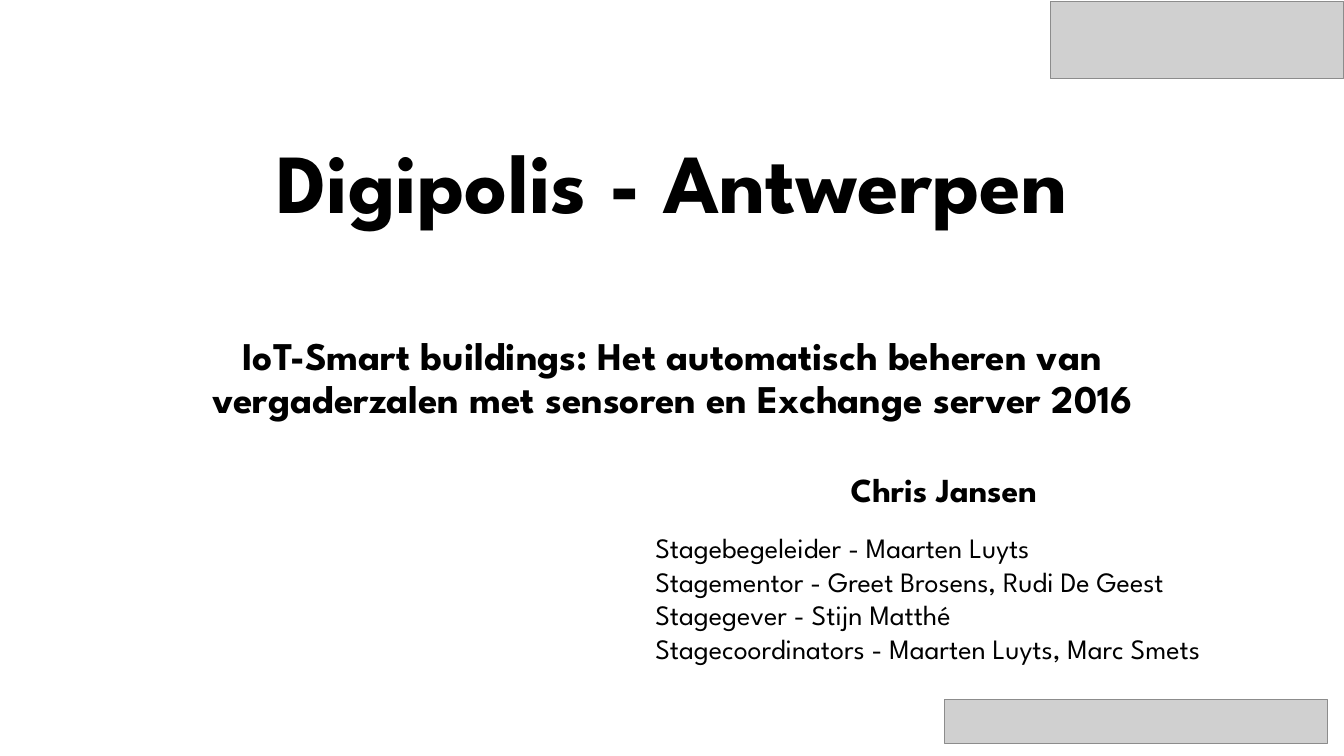
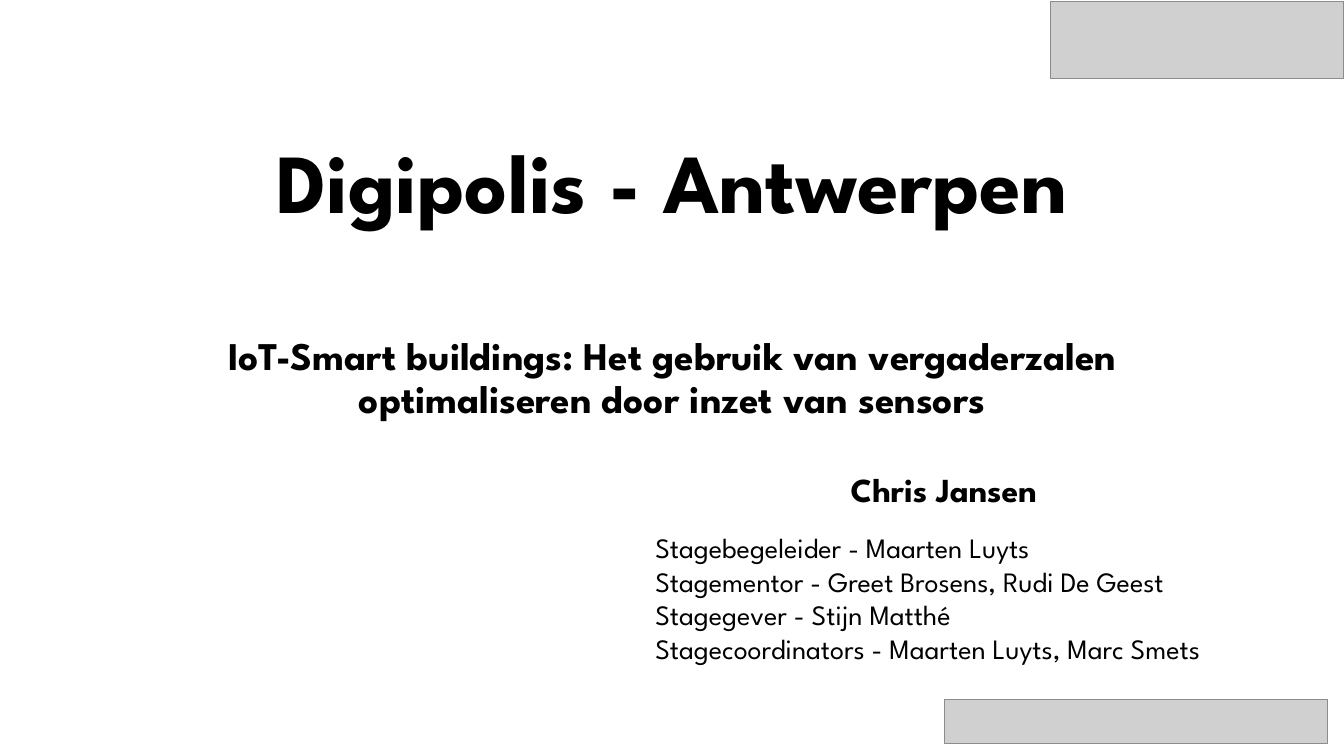
Before and after one commit to mitchdewinter/bap1617-ChrisJansen, a slide deck: slide 1 of Presentaties/Chris_Jansen_Digipolis_Antwerpen_Tussentijdsepresentatie.pptx. Drawn at 1344x756 pixels with LibreOffice and Linux fonts; fonts in the diff are those of the drawing; grey boxes stand for pictures; background and template pictures are left out. Boxes give left, top, right and bottom in pixels: in the first picture for what was removed or moved away, otherwise in the second. Text is boxed around its words. In the diff, an @@ line names an element or a change of style, - is before the commit and + after.

```diff
--- a/Presentaties/Chris_Jansen_Digipolis_Antwerpen_Tussentijdsepresentatie.pptx
+++ b/Presentaties/Chris_Jansen_Digipolis_Antwerpen_Tussentijdsepresentatie.pptx
@@ subtitle at (228, 343, 1116, 421): text changed @@
-IoT-Smart buildings: Het automatisch beheren van vergaderzalen met sensoren en Exchange server 2016
+IoT-Smart buildings: Het gebruik van vergaderzalen optimaliseren door inzet van sensors
```
Also in this commit, not shown: 5 other slides changed, 1 other file.
